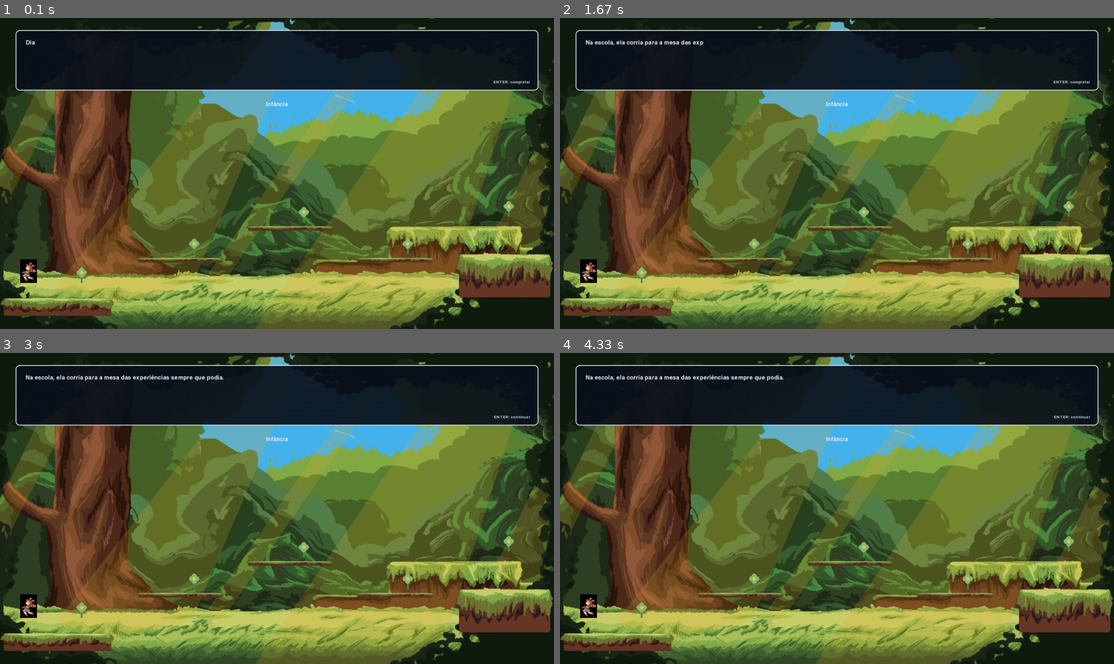
Above: before the commit, frames 1-4 (two rows, left to right).
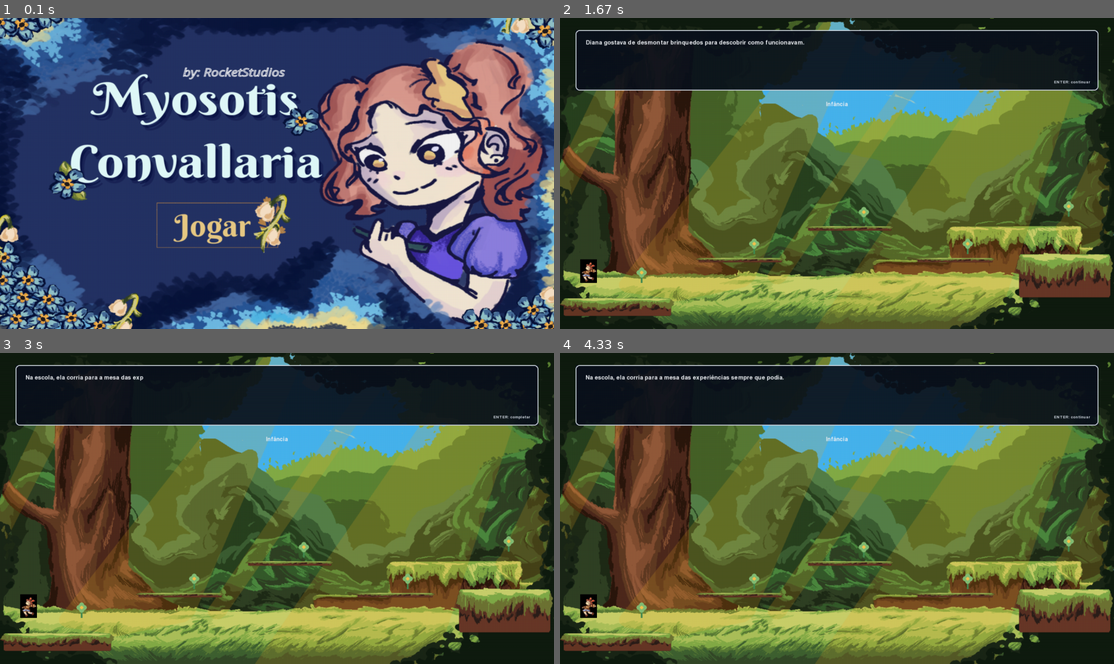
Above: after the commit, the same moments.

Repository: Emma-XP/Reposit-rio-Rocket
Game: pygame game, started from myosotis-convallaria-codigofonte/jogo.py
Same seed, same stepped clock (60 frames per second), same inputs: the game is played once before the commit and once after it.
Inputs:
- Up to frame 1 (0.1 s): no input
- Up to frame 2 (1.67 s): tap Enter at 0.33, 0.67 s
- Up to frame 3 (3 s): tap Enter at 2 s
- Up to frame 4 (4.33 s): no input

The runs differ from the first frame. In frame 1, 100% of the frame differs, in the area x 0-100%, y 0-100%; in frame 2, 0.4%; in frame 3, 0.2%; in frame 4, nothing differs.

Commit message:
inicio e botao jogar

Diff:
--- a/myosotis-convallaria-codigofonte/jogo.py
+++ b/myosotis-convallaria-codigofonte/jogo.py
@@ -15,6 +15,7 @@
 from src.configuracao.fases import FASES
 from src.controlador_cenas import ControladorCenas
 from src.estado_jogo import EstadoJogo
+from src.cenas.cena_inicial import CenaInicial
 
 
 class Jogo:
@@ -31,8 +32,14 @@
         self.relogio = pygame.time.Clock()
         self.estado = EstadoJogo()
         self.controlador_cenas = ControladorCenas()
+        self.em_execucao = True
+        self.controlador_cenas.trocar_cena(
+            CenaInicial(self.estado, self._iniciar_fase_inicial)
+        )
+
+    def _iniciar_fase_inicial(self) -> None:
+        """Começa a primeira fase depois do clique em JOGAR."""
         self._iniciar_fase(0)
-        self.em_execucao = True
 
     def _iniciar_fase(self, indice: int) -> None:
         """Cria a fase pedida ou apresenta a conclusão da trajetória."""
--- a/myosotis-convallaria-codigofonte/src/cenas/cena_inicial.py
+++ b/myosotis-convallaria-codigofonte/src/cenas/cena_inicial.py
@@ -1,64 +1,53 @@
-"""Cena técnica exibida enquanto o conteúdo do jogo é definido."""
+"""Tela inicial do jogo."""
 
 import pygame
 
 from src.cenas.cena import Cena
-from src.configuracao.caminhos import FONTE_PRINCIPAL, IMAGEM_IDENTIDADE_VISUAL
-from src.configuracao.configuracoes import (
-    ALTURA_TELA,
-    COR_PRIMARIA,
-    COR_TEXTO,
-    COR_TEXTO_SECUNDARIO,
-    LARGURA_TELA,
-)
-from src.entidades.entidade_visual import EntidadeVisual
-from src.entidades.texto import Texto
+from src.configuracao.caminhos import IMAGEM_BOTAO_JOGAR, IMAGEM_TELA_INICIO
+from src.configuracao.configuracoes import ALTURA_TELA, LARGURA_TELA
 from src.estado_jogo import EstadoJogo
 
 
 class CenaInicial(Cena):
-    """Apresenta uma tela neutra que confirma o funcionamento da base."""
+    """Exibe a tela inicial e inicia o jogo ao clicar em JOGAR."""
 
-    def __init__(self, estado: EstadoJogo) -> None:
+    def __init__(self, estado: EstadoJogo, ao_jogar) -> None:
         super().__init__()
         self.estado = estado
-        self._preparada = False
+        self.ao_jogar = ao_jogar
+
+        self._fundo: pygame.Surface | None = None
+        self._botao: pygame.Surface | None = None
+        self._retangulo_botao = pygame.Rect(0, 0, LARGURA_TELA // 2.5, ALTURA_TELA // 1.5)
 
     def entrar(self) -> None:
-        if self._preparada:
+        """Carrega as imagens da tela inicial."""
+        if self._fundo is None:
+            fundo = pygame.image.load(IMAGEM_TELA_INICIO).convert()
+            self._fundo = pygame.transform.smoothscale(
+                fundo, (LARGURA_TELA, ALTURA_TELA)
+            )
+
+        if self._botao is None:
+            self._botao = pygame.image.load(IMAGEM_BOTAO_JOGAR).convert_alpha()
+            self._botao = pygame.transform.smoothscale(self._botao, (500, 230))
+            self._retangulo_botao = self._botao.get_rect(
+                center=(LARGURA_TELA // 2.5, ALTURA_TELA // 1.5)
+            )
+
+    def tratar_evento(self, evento: pygame.event.Event) -> None:
+        """Inicia o jogo quando o botão JOGAR é clicado."""
+        if evento.type == pygame.KEYDOWN and evento.key in (pygame.K_RETURN, pygame.K_SPACE):
+            self.ao_jogar()
             return
+        if evento.type == pygame.MOUSEBUTTONDOWN and evento.button == 1:
+            if self._retangulo_botao.collidepoint(evento.pos):
+                self.ao_jogar()
 
-        largura_marca = 190
-        altura_marca = 120
-        area_marca = pygame.Rect(
-            (LARGURA_TELA - largura_marca) // 2,
-            95,
-            largura_marca,
-            altura_marca,
-        )
-        self.adicionar_entidade(
-            EntidadeVisual(
-                area_marca,
-                COR_PRIMARIA,
-                caminho_imagem=IMAGEM_IDENTIDADE_VISUAL,
-            )
-        )
-        self.adicionar_entidade(
-            Texto(
-                "Myosotis convallaria",
-                (LARGURA_TELA // 2, ALTURA_TELA // 2),
-                46,
-                COR_TEXTO,
-                FONTE_PRINCIPAL,
-            )
-        )
-        self.adicionar_entidade(
-            Texto(
-                "Estrutura inicial pronta para receber o conteúdo do jogo",
-                (LARGURA_TELA // 2, ALTURA_TELA // 2 + 62),
-                23,
-                COR_TEXTO_SECUNDARIO,
-                FONTE_PRINCIPAL,
-            )
-        )
-        self._preparada = True
+    def desenhar(self, superficie: pygame.Surface) -> None:
+        """Desenha somente o fundo e o botão JOGAR."""
+        if self._fundo is not None:
+            superficie.blit(self._fundo, (0, 0))
+
+        if self._botao is not None:
+            superficie.blit(self._botao, self._retangulo_botao)
--- a/myosotis-convallaria-codigofonte/src/configuracao/caminhos.py
+++ b/myosotis-convallaria-codigofonte/src/configuracao/caminhos.py
@@ -14,6 +14,8 @@
 # Quando estes arquivos forem adicionados, as entidades que os usam deixarão
 # automaticamente de exibir suas formas geométricas temporárias.
 IMAGEM_IDENTIDADE_VISUAL = PASTA_TELAS / "identidade_visual.png"
+IMAGEM_TELA_INICIO = PASTA_TELAS / "telainicio.png"
+IMAGEM_BOTAO_JOGAR = PASTA_TELAS / "botaojogar.png"
 IMAGEM_PLATAFORMA = PASTA_TELAS / "plataforma.png"
 IMAGEM_FLOR = PASTA_TELAS / "flor.png"
 FONTE_PRINCIPAL = PASTA_FONTES / "fonte_principal.ttf"
